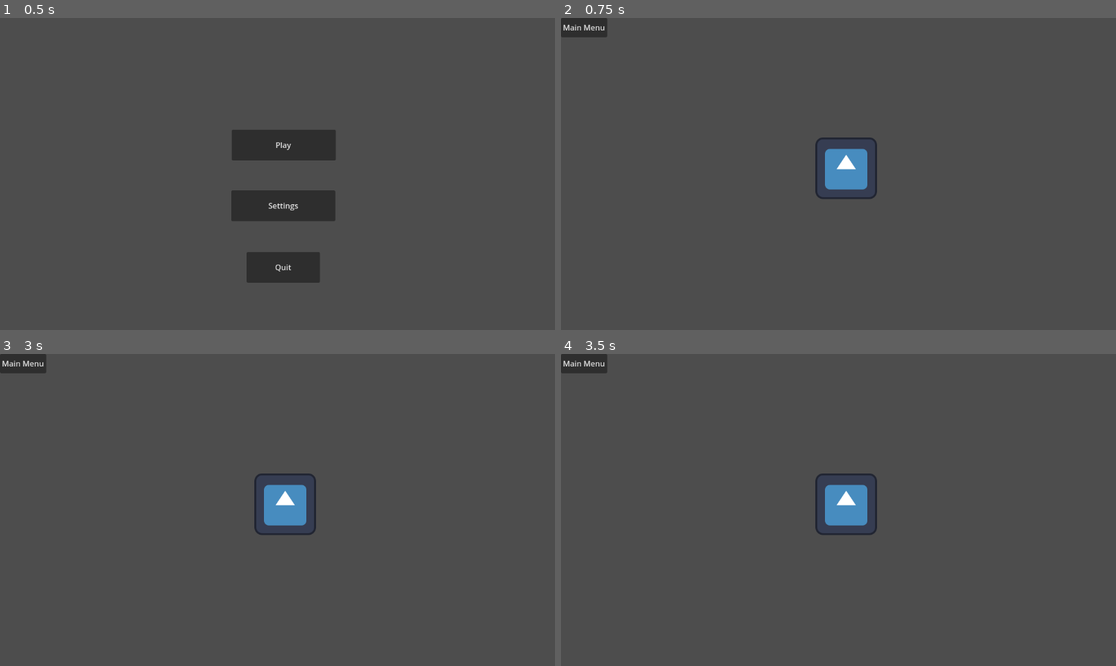
Above: before the commit, frames 1-4 (two rows, left to right).
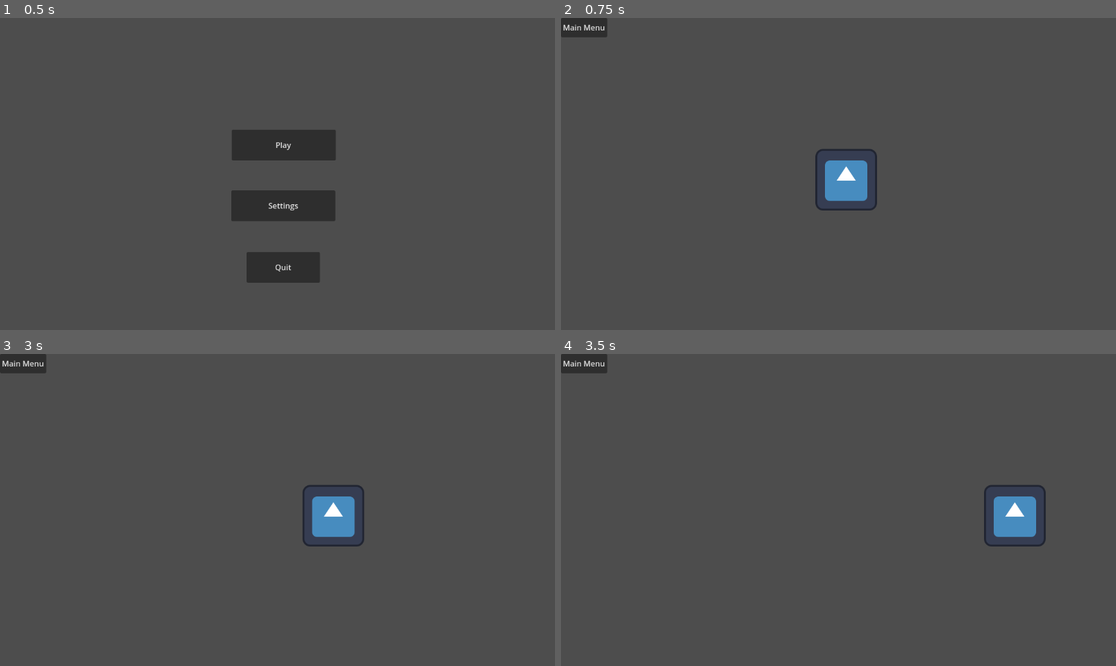
Above: after the commit, the same moments.

Repository: MrMorgam/game-project
Game: Godot game, scene res://main_menu.tscn
The game is run twice, just before and just after one commit, with the same random seed, the same clock (stepped at 60 frames per second) and the same inputs. The engine's default icon, where the game draws it, is replaced by a stand-in: a white triangle on a blue panel in a dark square.
Inputs:
- Up to frame 1 (0.5 s): no input
- Up to frame 2 (0.75 s): click "Play" at 0.5 s
- Up to frame 3 (3 s): click "Main Menu" at 1.25 s; click "Play" at 2 s; tap Enter at 2.75 s; hold Right (ui_right) from 2.78 s (still down)
- Up to frame 4 (3.5 s): keep holding Right (ui_right)

Frame 1 is identical in both runs. In frame 2, 1.0% of the frame differs, in the area x 45-57%, y 38-62%; in frame 3, 2.5%; in frame 4, 2.6%, in the area x 45-88%, y 38-62%.

Commit message:
Adding basic physics to the player character and the world

Diff:
--- /dev/null
+++ b/player.gd
@@ -0,0 +1,20 @@
+extends CharacterBody2D
+
+
+const SPEED = 500.0
+
+func _physics_process(delta):
+	var direction_x = Input.get_axis("ui_left", "ui_right")
+	var direction_y = Input.get_axis("ui_up", "ui_down")
+
+	if direction_x:
+		velocity.x = direction_x * SPEED
+	else:
+		velocity.x = move_toward(velocity.x, 0, SPEED)
+
+	if direction_y:
+		velocity.y = direction_y * SPEED
+	else:
+		velocity.y = move_toward(velocity.y, 0 , SPEED)
+
+	move_and_slide()
--- a/world.gd
+++ b/world.gd
@@ -1,5 +1,4 @@
 extends Node2D
-
 
 
 func _on_main_menu_pressed():
--- a/world.tscn
+++ b/world.tscn
@@ -1,27 +1,41 @@
-[gd_scene load_steps=4 format=3 uid="uid://d0qmctw8d530n"]
+[gd_scene load_steps=5 format=3 uid="uid://cbxldi1hc7h5b"]
 
-[ext_resource type="Texture2D" uid="uid://buog54h6pq28h" path="res://icon.svg" id="1_b0nc0"]
 [ext_resource type="Script" path="res://world.gd" id="1_i43lb"]
+[ext_resource type="PackedScene" uid="uid://dix1xtm4phy8y" path="res://player.tscn" id="2_wt6p1"]
 
-[sub_resource type="CapsuleShape2D" id="CapsuleShape2D_xwrmw"]
-radius = 64.0
-height = 128.0
+[sub_resource type="RectangleShape2D" id="RectangleShape2D_sjvsn"]
+size = Vector2(1152, 24)
+
+[sub_resource type="RectangleShape2D" id="RectangleShape2D_ynv0j"]
+size = Vector2(24, 648)
 
 [node name="World" type="Node2D"]
 script = ExtResource("1_i43lb")
 
-[node name="CharacterBody2D" type="CharacterBody2D" parent="."]
-position = Vector2(592, 312)
-
-[node name="CollisionShape2D" type="CollisionShape2D" parent="CharacterBody2D"]
-shape = SubResource("CapsuleShape2D_xwrmw")
-
-[node name="Sprite2D" type="Sprite2D" parent="CharacterBody2D"]
-texture = ExtResource("1_b0nc0")
+[node name="Player" parent="." instance=ExtResource("2_wt6p1")]
+position = Vector2(592, 336)
 
 [node name="Main_menu" type="Button" parent="."]
 offset_right = 96.0
 offset_bottom = 40.0
 text = "Main Menu"
 
+[node name="StaticBody2D" type="StaticBody2D" parent="."]
+
+[node name="CollisionShape2D" type="CollisionShape2D" parent="StaticBody2D"]
+position = Vector2(576, -12)
+shape = SubResource("RectangleShape2D_sjvsn")
+
+[node name="CollisionShape2D2" type="CollisionShape2D" parent="StaticBody2D"]
+position = Vector2(576, 660)
+shape = SubResource("RectangleShape2D_sjvsn")
+
+[node name="CollisionShape2D3" type="CollisionShape2D" parent="StaticBody2D"]
+position = Vector2(-12, 324)
+shape = SubResource("RectangleShape2D_ynv0j")
+
+[node name="CollisionShape2D4" type="CollisionShape2D" parent="StaticBody2D"]
+position = Vector2(1164, 324)
+shape = SubResource("RectangleShape2D_ynv0j")
+
 [connection signal="pressed" from="Main_menu" to="." method="_on_main_menu_pressed"]
Not shown: 1 places in main_menu.tscn that only renumber resources
Not shown: 1 places in settings_menu.tscn that only renumber resources
